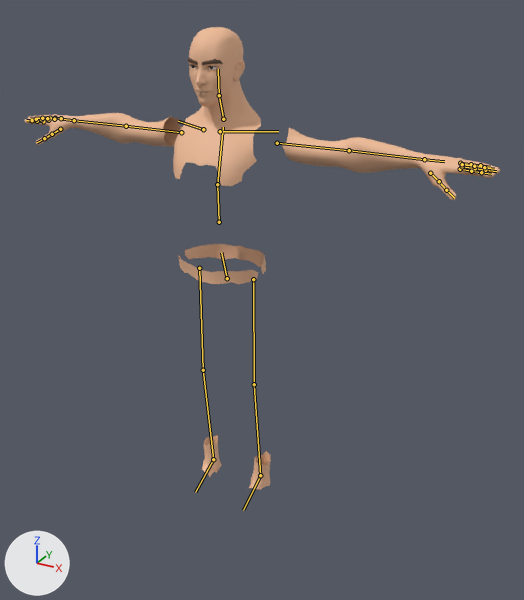
A saved change to the glTF model game/assets/characters/player_m.glb.
Rendered twice from a camera (50 mm lens) standing at (1.3, -2.06, 1.95) and looking at (0.2, -0.05, 0.95). Lighting does not change. The marker at lower left points along +X, +Y and +Z. The picture after the commit comes second. The bones that change, and the others that lie on the model, are drawn over the model as lines.

Objects in the first picture: 'player_m_body', 'player_m_brows', 'player_m_eyes', 'player_m_iris'.
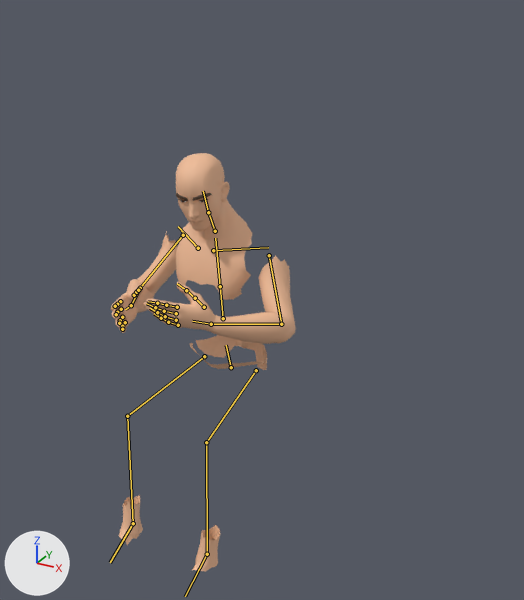
The newer file adds an action. The first version stands in its rest pose; the second is drawn at frame 47 of the action 'sit_talk_loop'.

Where the change shows, as pixel boxes (x1, y1, x2, y2) in the pictures (524 x 600 px):
'player_m_body', posed (61% narrower, 9% shorter): before (24, 27, 500, 490); after (110, 153, 296, 572)
'player_m_brows', posed (25% shorter): before (188, 57, 223, 68); after (176, 193, 212, 201)
'player_m_eyes', posed (not visible afterwards): before (191, 67, 217, 70)
'player_m_iris', posed (not visible afterwards): before (191, 66, 213, 70)
bone 'Hips', root to tip: before (227, 278) to (221, 252); after (231, 367) to (226, 345)
bone 'LeftUpperLeg', root to tip: before (253, 279) to (254, 384); after (256, 370) to (206, 442)
bone 'LeftLowerLeg', root to tip: before (254, 384) to (260, 475); after (206, 442) to (207, 554)
bone 'LeftFoot', root to tip: before (260, 475) to (243, 510); after (207, 554) to (185, 596)
bone 'RightUpperLeg', root to tip: before (199, 268) to (203, 370); after (204, 356) to (127, 416)
bone 'RightLowerLeg', root to tip: before (203, 370) to (213, 459); after (127, 416) to (133, 523)
bone 'RightFoot', root to tip: before (213, 459) to (195, 492); after (133, 523) to (110, 562)
bone 'Chest', root to tip: before (219, 222) to (217, 184); after (223, 318) to (220, 286)
bone 'UpperChest', root to tip: before (217, 184) to (223, 127); after (220, 286) to (215, 238)
bone 'LeftShoulder', root to tip: before (220, 131) to (278, 131); after (213, 250) to (268, 247)
bone 'LeftUpperArm', root to tip: before (277, 143) to (349, 150); after (269, 255) to (281, 324)
bone 'LeftLowerArm', root to tip: before (349, 150) to (424, 159); after (281, 324) to (211, 324)
bone 'LeftHand', root to tip: before (424, 159) to (444, 161); after (211, 324) to (192, 321)
bone 'LeftLittleProximal', root to tip: before (460, 163) to (471, 164); after (178, 325) to (168, 322)
bone 'LeftLittleIntermediate', root to tip: before (471, 164) to (480, 165); after (168, 322) to (161, 318)
bone 'LeftMiddleProximal', root to tip: before (462, 166) to (475, 168); after (176, 313) to (164, 311)
bone 'LeftMiddleIntermediate', root to tip: before (475, 168) to (485, 170); after (164, 311) to (155, 307)
bone 'LeftRingProximal', root to tip: before (462, 164) to (474, 166); after (176, 320) to (165, 316)
bone 'LeftRingIntermediate', root to tip: before (474, 166) to (484, 167); after (165, 316) to (157, 312)
bone 'LeftThumbDistal', root to tip: before (446, 190) to (454, 198); after (186, 290) to (177, 283)
bone 'Neck', root to tip: before (223, 119) to (219, 95); after (215, 231) to (208, 212)
bone 'Head', root to tip: before (219, 95) to (218, 69); after (208, 212) to (203, 191)
bone 'RightShoulder', root to tip: before (203, 129) to (178, 121); after (198, 248) to (178, 226)
bone 'RightUpperArm', root to tip: before (181, 132) to (126, 126); after (183, 235) to (140, 288)
bone 'RightLowerArm', root to tip: before (126, 126) to (74, 120); after (140, 288) to (131, 305)
bone 'RightHand', root to tip: before (74, 120) to (62, 119); after (131, 305) to (125, 309)
bone 'RightLittleIntermediate', root to tip: before (55, 118) to (50, 118); after (122, 326) to (122, 329)
bone 'RightMiddleDistal', root to tip: before (36, 119) to (30, 118); after (116, 314) to (116, 316)
bone 'RightRingProximal', root to tip: before (54, 119) to (47, 118); after (122, 317) to (120, 320)
bone 'RightRingIntermediate', root to tip: before (47, 118) to (42, 118); after (120, 320) to (119, 323)

The edits, one by one:
Bone 'Hips' (bone_hips) moves from (0.0, 0.0, 0.0) to (0.0, -0.365, 0.093).
Bone 'LeftUpperLeg' (bone_leftupperleg) turns from (0, 0, 0) to (-82, -6, -7) degrees about its own x, y and z.
Bone 'LeftLowerLeg' (bone_leftlowerleg) turns from (0, 0, 0) to (74, -5, 7) degrees about its own x, y and z.
Bone 'LeftFoot' (bone_leftfoot) turns from (0, 0, 0) to (9, 0, 0) degrees about its own x, y and z.
Bone 'RightUpperLeg' (bone_rightupperleg) turns from (0, 0, 0) to (-82, 6, 7) degrees about its own x, y and z.
Bone 'RightLowerLeg' (bone_rightlowerleg) turns from (0, 0, 0) to (74, 5, -7) degrees about its own x, y and z.
Bone 'RightFoot' (bone_rightfoot) turns from (0, 0, 0) to (9, 0, 0) degrees about its own x, y and z.
Bone 'Chest' (bone_chest) turns from (0, 0, 0) to (5, 0, 0) degrees about its own x, y and z.
Bone 'UpperChest' (bone_upperchest) turns from (0, 0, 0) to (14, 0, 1) degrees about its own x, y and z.
Bone 'LeftShoulder' (bone_leftshoulder) turns from (0, 0, 0) to (-2, -1, -6) degrees about its own x, y and z.
Bone 'LeftUpperArm' (bone_leftupperarm) turns from (0, 0, 0) to (44, 12, -32) degrees about its own x, y and z.
Bone 'LeftLowerArm' (bone_leftlowerarm) turns from (0, 0, 0) to (87, -9, 0) degrees about its own x, y and z.
Bone 'LeftHand' (bone_lefthand) turns from (0, 0, 0) to (34, -63, -37) degrees about its own x, y and z.
Bone 'LeftLittleProximal' (bone_leftlittleproximal) turns from (0, 0, 0) to (13, 0, -2) degrees about its own x, y and z.
Bone 'LeftLittleIntermediate' (bone_leftlittleintermediate) turns from (0, 0, 0) to (12, -2, 1) degrees about its own x, y and z.
Bone 'LeftMiddleProximal' (bone_leftmiddleproximal) turns from (0, 0, 0) to (6, 0, -5) degrees about its own x, y and z.
Bone 'LeftMiddleIntermediate' (bone_leftmiddleintermediate) turns from (0, 0, 0) to (14, -2, 2) degrees about its own x, y and z.
Bone 'LeftRingProximal' (bone_leftringproximal) turns from (0, 0, 0) to (13, 0, -5) degrees about its own x, y and z.
Bone 'LeftRingIntermediate' (bone_leftringintermediate) turns from (0, 0, 0) to (12, -1, 2) degrees about its own x, y and z.
Bone 'LeftThumbDistal' (bone_leftthumbdistal) turns from (0, 0, 0) to (7, 1, -1) degrees about its own x, y and z.
Bone 'Neck' (bone_neck) turns from (0, 0, 0) to (-9, 0, 0) degrees about its own x, y and z.
Bone 'Head' (bone_head) turns from (0, 0, 0) to (5, 11, 3) degrees about its own x, y and z.
Bone 'RightShoulder' (bone_rightshoulder) turns from (0, 0, 0) to (-2, 1, -6) degrees about its own x, y and z.
Bone 'RightUpperArm' (bone_rightupperarm) turns from (0, 0, 0) to (54, -17, 34) degrees about its own x, y and z.
Bone 'RightLowerArm' (bone_rightlowerarm) turns from (0, 0, 0) to (79, 10, 0) degrees about its own x, y and z.
Bone 'RightHand' (bone_righthand) turns from (0, 0, 0) to (-4, 46, -12) degrees about its own x, y and z.
Bone 'RightLittleIntermediate' (bone_rightlittleintermediate) turns from (0, 0, 0) to (12, 1, 0) degrees about its own x, y and z.
Bone 'RightMiddleDistal' (bone_rightmiddledistal) turns from (0, 0, 0) to (14, 0, 0) degrees about its own x, y and z.
Bone 'RightRingProximal' (bone_rightringproximal) turns from (0, 0, 0) to (1, 0, 6) degrees about its own x, y and z.
Bone 'RightRingIntermediate' (bone_rightringintermediate) turns from (0, 0, 0) to (12, 2, -2) degrees about its own x, y and z.
